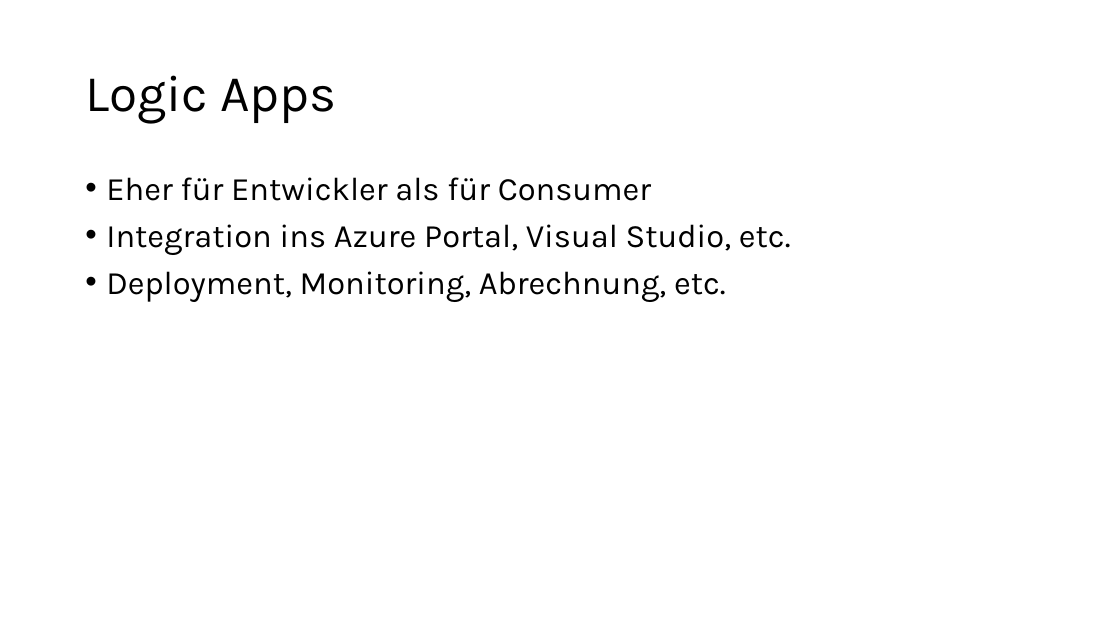
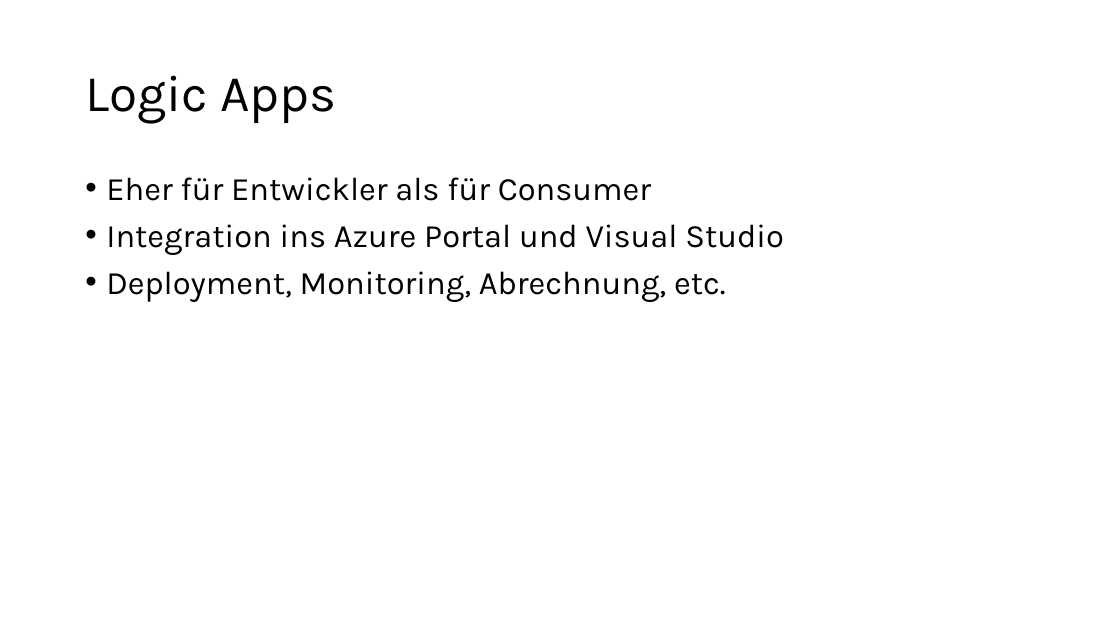
Before and after one commit to softawaregmbh/samples-logicapporder, a slide deck: slide 12 of slides.pptx. Drawn at 1120x630 pixels with LibreOffice and Linux fonts; fonts in the diff are those of the drawing. Boxes give left, top, right and bottom in pixels: in the first picture for what was removed or moved away, otherwise in the second. Text is boxed around its words. In the diff, an @@ line names an element or a change of style, - is before the commit and + after.

```diff
--- a/slides.pptx
+++ b/slides.pptx
@@ text at (x1=106, y1=224, x2=784, y2=255): text changed @@
-• Integration ins Azure Portal, Visual Studio, etc.
+• Integration ins Azure Portal und Visual Studio
```
Also in this commit, not shown: 5 other slides changed, 18 other files.
